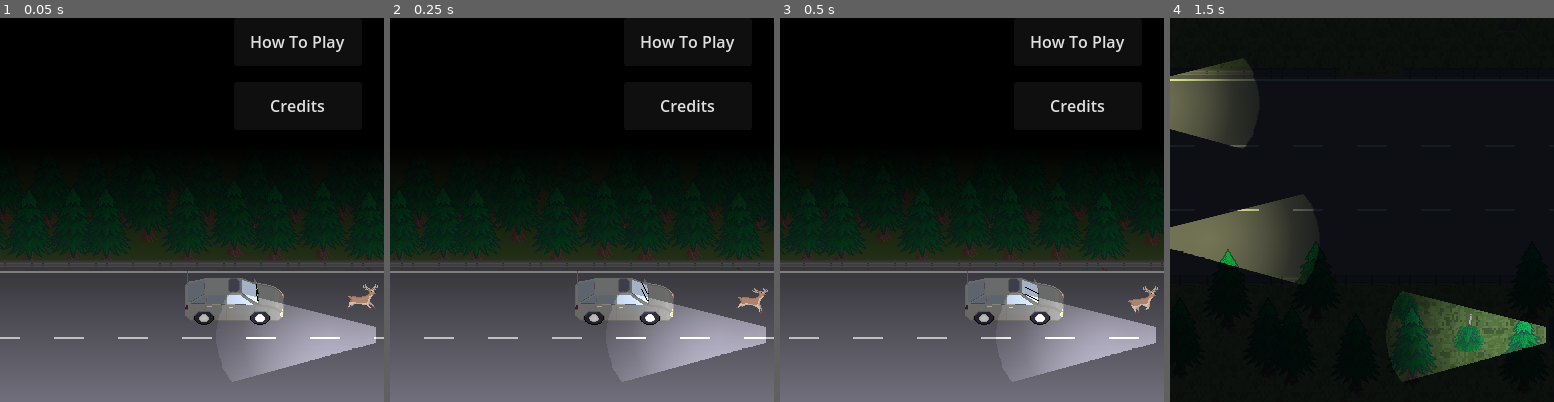
Above: before the commit, frames 1-4 (left to right).
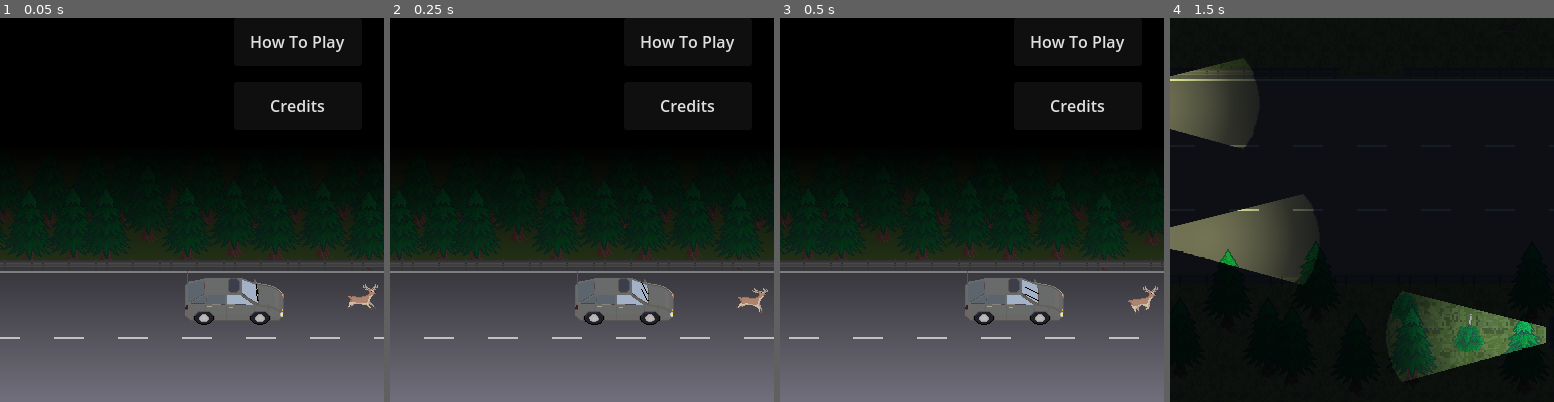
Above: after the commit, the same moments.

Repository: Pedro-T/deer-in-the-headlights
Game: Godot game, scene res://Main.tscn
The game is run twice, just before and just after one commit, with the same random seed, the same clock (stepped at 60 frames per second) and the same inputs.
Inputs:
- Up to frame 1 (0.05 s): no input
- Up to frame 2 (0.25 s): no input
- Up to frame 3 (0.5 s): no input
- Up to frame 4 (1.5 s): click "Start Game" at 0.5 s; hold D (move_right) from 1.28 s (still down)
The pictures show only the part of the screen within x 11-61%, y 50-100%; the shares and areas given below are measured in that part.

The runs differ from the first frame. In frame 1, 5.2% of the frame differs, in the area x 58-98%, y 71-95%; in frame 2, 5.2%; in frame 3, 5.2%; in frame 4, nothing differs.

Commit message:
fix headlights of static truck incorrectly showing over menu

Diff:
--- a/deer-in-the-headlights/Main.tscn
+++ b/deer-in-the-headlights/Main.tscn
@@ -14,6 +14,7 @@
 [ext_resource type="PackedScene" uid="uid://crs4x04sgqv7i" path="res://overlay_screens/Screens.tscn" id="8_trn2v"]
 [ext_resource type="Script" uid="uid://cbohi6db1o0sh" path="res://game_success_trigger.gd" id="10_20pc6"]
 [ext_resource type="PackedScene" uid="uid://caiapp8k6gcx8" path="res://hunter/Hunter.tscn" id="11_5vvyt"]
+[ext_resource type="Script" uid="uid://ddsbdnm4pg2md" path="res://hunter_truck.gd" id="14_2gh4u"]
 [ext_resource type="Texture2D" uid="uid://phlvao5vih6f" path="res://stage/night_mask/beam.png" id="14_5tuhn"]
 [ext_resource type="PackedScene" uid="uid://dg24wyfhb68mq" path="res://stage/BlockingVehicle.tscn" id="14_sc1dx"]
 [ext_resource type="Script" uid="uid://b4b7drov6i7bn" path="res://weather.gd" id="15_sc1dx"]
@@ -504,9 +505,11 @@
 position = Vector2(520, 698)
 texture = ExtResource("16_2gh4u")
 hframes = 6
-
-[node name="PointLight2D" type="PointLight2D" parent="Stage/BackgroundDetails/HunterTruck"]
+script = ExtResource("14_2gh4u")
+
+[node name="Headlights" type="PointLight2D" parent="Stage/BackgroundDetails/HunterTruck"]
 position = Vector2(-150, 4)
+enabled = false
 texture = ExtResource("14_5tuhn")
 
 [node name="Triggers" type="Node" parent="Stage"]
--- a/deer-in-the-headlights/game_manager.gd
+++ b/deer-in-the-headlights/game_manager.gd
@@ -11,6 +11,7 @@
 var night_canvas: CanvasModulate
 var blocker_vehicle: Node2D
 var weather: Node
+var hunter_truck: Node
 var night_mode: bool = true
 
 const MAX_CARS: int = 60 # for headlight calc
@@ -37,6 +38,8 @@
     vehicle_spawner.start()
     game_timer.start()
     firing_timer.start()
+    hunter_truck.toggle_lights()
+
     state = GameState.PLAY
     get_tree().create_timer(17).connect("timeout", func() -> void: blocker_vehicle.moving = true)
     weather.start()
@@ -48,6 +51,7 @@
     if ending == GameEnding.RUN_OVER:
         $CrashEffectPlayer.play()
     info_label.text = "ESCAPED" if ending == GameEnding.ESCAPED else "DEAD"
+    hunter_truck.toggle_lights()
     _halt_spawns()
     weather.stop()
     game_timer.stop()
--- /dev/null
+++ b/deer-in-the-headlights/hunter_truck.gd
@@ -0,0 +1,4 @@
+extends Sprite2D
+
+func toggle_lights() -> void:
+    $Headlights.enabled = not $Headlights.enabled
--- a/deer-in-the-headlights/main.gd
+++ b/deer-in-the-headlights/main.gd
@@ -11,4 +11,5 @@
     GameManager.night_canvas = $Stage/Nighttime
     GameManager.blocker_vehicle = $Stage/BlockingVehicle
     GameManager.weather = $Stage/Weather
+    GameManager.hunter_truck = $Stage/BackgroundDetails/HunterTruck
     GameManager.setup()
--- a/deer-in-the-headlights/overlay_screens/Screens.tscn
+++ b/deer-in-the-headlights/overlay_screens/Screens.tscn
@@ -1,21 +1,6 @@
 [gd_scene load_steps=6 format=3 uid="uid://crs4x04sgqv7i"]
 
 [ext_resource type="Script" uid="uid://cn0fgfhycc8vo" path="res://overlay_screens/screens.gd" id="1_iq8hk"]
-
-[sub_resource type="Animation" id="Animation_iq8hk"]
-resource_name = "mask_up"
-tracks/0/type = "value"
-tracks/0/imported = false
-tracks/0/enabled = true
-tracks/0/path = NodePath(".:color")
-tracks/0/interp = 1
-tracks/0/loop_wrap = true
-tracks/0/keys = {
-"times": PackedFloat32Array(0, 1),
-"transitions": PackedFloat32Array(1, 1),
-"update": 0,
-"values": [Color(0, 0, 0, 0), Color(0, 0, 0, 1)]
-}
 
 [sub_resource type="Animation" id="Animation_dbvsv"]
 length = 0.001
@@ -47,6 +32,21 @@
 "values": [Color(0, 0, 0, 1), Color(0, 0, 0, 0)]
 }
 
+[sub_resource type="Animation" id="Animation_iq8hk"]
+resource_name = "mask_up"
+tracks/0/type = "value"
+tracks/0/imported = false
+tracks/0/enabled = true
+tracks/0/path = NodePath(".:color")
+tracks/0/interp = 1
+tracks/0/loop_wrap = true
+tracks/0/keys = {
+"times": PackedFloat32Array(0, 1),
+"transitions": PackedFloat32Array(1, 1),
+"update": 0,
+"values": [Color(0, 0, 0, 0), Color(0, 0, 0, 1)]
+}
+
 [sub_resource type="AnimationLibrary" id="AnimationLibrary_ysrdt"]
 _data = {
 &"RESET": SubResource("Animation_dbvsv"),
@@ -54,7 +54,7 @@
 &"mask_up": SubResource("Animation_iq8hk")
 }
 
-[node name="Screens" type="Node"]
+[node name="Screens" type="Node2D"]
 script = ExtResource("1_iq8hk")
 
 [node name="Container" type="Node" parent="."]
Not shown: 1 places in deer-in-the-headlights/Main.tscn that only renumber resources
Not shown, added: deer-in-the-headlights/hunter_truck.gd.uid
